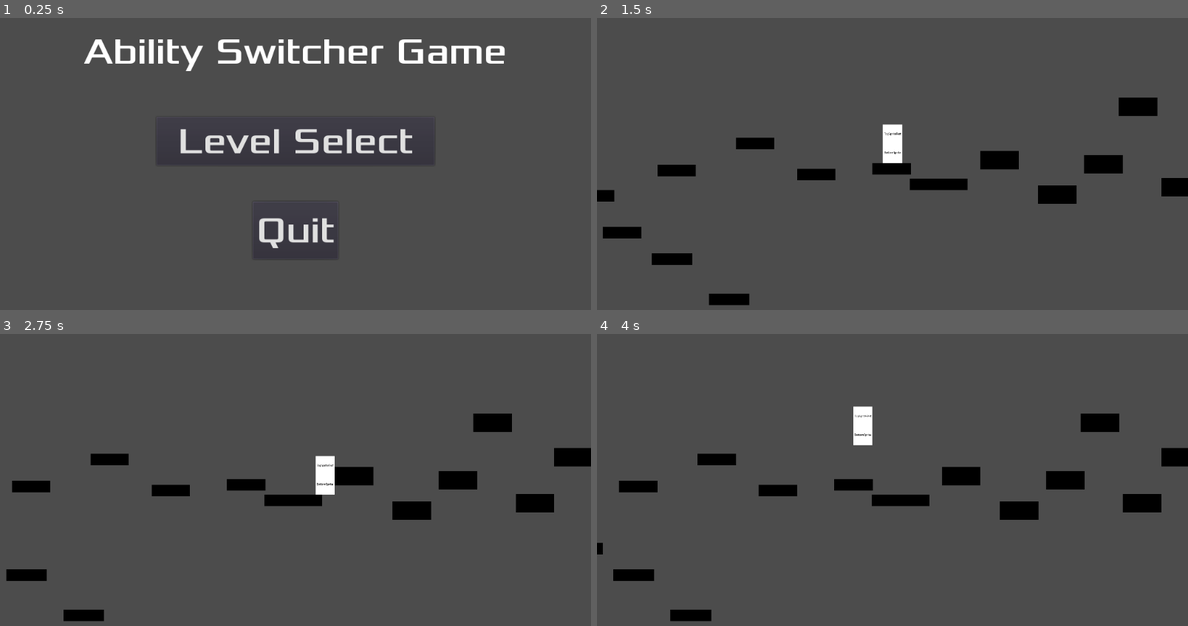
Above: before the commit, frames 1-4 (two rows, left to right).
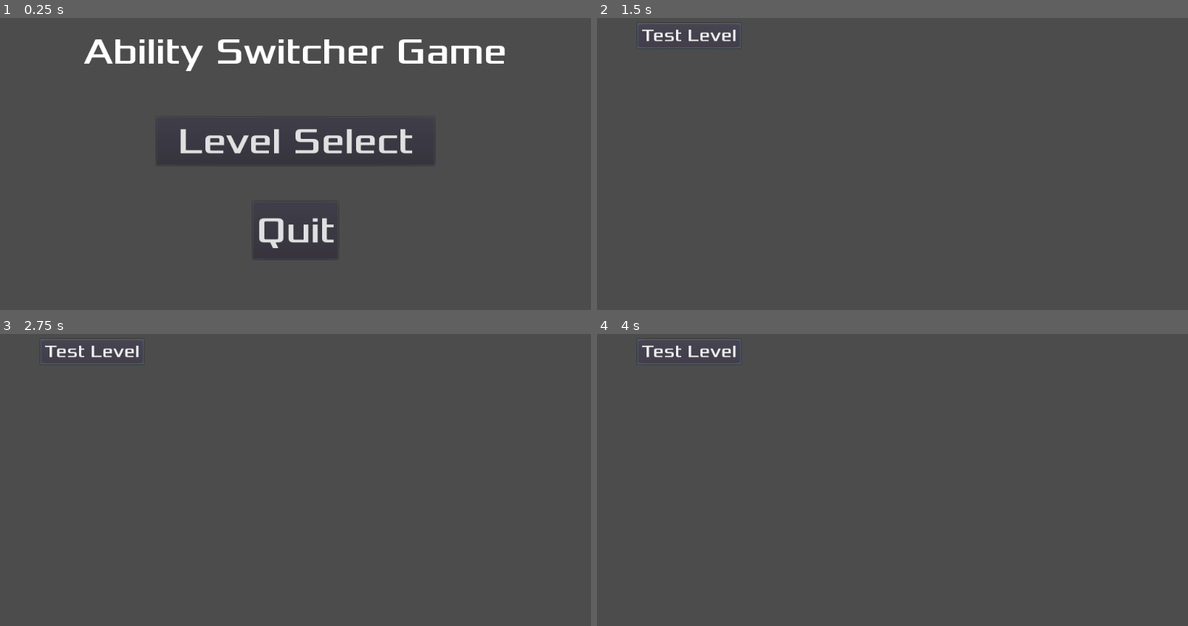
Above: after the commit, the same moments.

Repository: VeryCleverName3/Hybrid-Game-Jam
Game: Godot game, scene res://MainMenu.tscn
The game is run twice, just before and just after one commit, with the same random seed, the same clock (stepped at 60 frames per second) and the same inputs.
Inputs:
- Up to frame 1 (0.25 s): no input
- Up to frame 2 (1.5 s): click "Level Select" at 0.5 s; click "Test Level" at 1.25 s
- Up to frame 3 (2.75 s): tap Enter at 2 s; hold Right (ui_right) from 2.03 s (still down)
- Up to frame 4 (4 s): tap Space at 3.5 s; release Right (ui_right) at 3.53 s; hold Left (ui_left) from 3.53 s (still down)

The runs differ from the first frame. In frame 2, 5.2% of the frame differs, in the area x 0-100%, y 1-99%; in frame 3, 5.3%, in the area x 1-100%, y 1-99%; in frame 4, 5.2%.

Commit message:
Made a basic player animation

Diff:
--- a/src/Player.gd
+++ b/src/Player.gd
@@ -1,12 +1,21 @@
 extends KinematicBody2D
 
-export(int) var gravity
-export(int) var walkspeed
-export(int) var jumpspeed
+export(int) var gravity = 1000
+export(int) var walkspeed = 400
+export(int) var jumpspeed = 500
 export(int) var maxNumJumps  = 1
 export(int) var boostMultiplier = 1
 export(String) var ab1
 export(String) var ab2
+var animationPlayer
+var armOld
+var armNew
+var arm2Old
+var arm2New
+var legOld
+var legNew
+var leg2Old
+var leg2New
 var boostSpeed = 1
 var teleportNum = 1 #Teleport stuff
 var isGliding = false #It means is gliding, Keon- don't delete it
@@ -37,6 +46,15 @@
 		canBoost = false
 
 func _ready():
+	animationPlayer = get_node("AnimationPlayer")
+	armOld = get_node("AnimationPlayer/voidtorso/voidlimbsection")
+	armNew = get_node("Torso/Arm")
+	arm2Old = get_node("AnimationPlayer/voidtorso/voidlimbsection3")
+	arm2New = get_node("Torso/Arm2")
+	legOld = get_node("AnimationPlayer/voidtorso/voidlimbsection4")
+	legNew = get_node("Torso/Leg")
+	leg2Old = get_node("AnimationPlayer/voidtorso/voidlimbsection2")
+	leg2New = get_node("Torso/Leg2")
 	if(ab1 == "doubleJump"):
 		maxNumJumps += 1;
 	if(ab2 == "doubleJump"):
@@ -50,6 +68,8 @@
 	if(ab2 == "wallJump"):
 		maxWallJumps += 1
 	teleportNum = 1
+	animationPlayer.play("Default")
+
 #	xscl = (get_viewport().size.x / 1024) * .25
 #	yscl = (get_viewport().size.y / 600) * .25
 #	# Scale the sprites
@@ -63,6 +83,12 @@
 #	transform.extents = Vector2(oldscale.x * (xscl * 2), oldscale.y * (2 * yscl))
 
 func _physics_process(delta):
+	print(animationPlayer.get_position_in_parent())
+	print(animationPlayer.current_animation_position)
+	armNew.transform = armOld.transform
+	arm2New.transform = arm2Old.transform
+	legNew.transform = legOld.transform
+	leg2New.transform = leg2Old.transform
 	velocity.y += delta * gravity
 	if(is_on_floor()):
 		velocity.y = 0.1
@@ -108,6 +134,12 @@
 		velocity.x += walkspeed * boostSpeed * teleportNum
 	if (Input.is_action_pressed("ui_left")):
 		velocity.x -= walkspeed * boostSpeed * teleportNum
+	if(not (Input.is_action_pressed("ui_right") or Input.is_action_pressed("ui_left"))):
+		animationPlayer.play("Default")
+	if(Input.is_action_just_pressed("ui_left")):
+		animationPlayer.play("Run")
+	elif(Input.is_action_just_pressed("ui_right")):
+		animationPlayer.play("Run")
 	if (Input.is_action_just_pressed("ui_space") && touchingGround):
 		velocity.y = -jumpspeed
 	elif (Input.is_action_just_pressed("ui_space") && numJumps > 0):
--- a/src/Player.tscn
+++ b/src/Player.tscn
@@ -1,8 +1,11 @@
-[gd_scene load_steps=7 format=2]
+[gd_scene load_steps=12 format=2]
 
 [ext_resource path="res://Player.gd" type="Script" id=1]
 [ext_resource path="res://topSpriteTest.png" type="Texture" id=2]
 [ext_resource path="res://bottomSpriteTest.png" type="Texture" id=3]
+[ext_resource path="res://PlayerSprites/voidtorso.png" type="Texture" id=4]
+[ext_resource path="res://PlayerSprites/voidhead.png" type="Texture" id=5]
+[ext_resource path="res://PlayerSprites/voidlimbsection.png" type="Texture" id=6]
 
 [sub_resource type="SpriteFrames" id=1]
 
@@ -12,6 +15,7 @@
 "name": "top",
 "speed": 5.0
 } ]
+_sections_unfolded = [ "Resource" ]
 
 [sub_resource type="SpriteFrames" id=2]
 
@@ -25,7 +29,333 @@
 [sub_resource type="RectangleShape2D" id=3]
 
 custom_solver_bias = 0.0
-extents = Vector2( 25, 50 )
+extents = Vector2( 25.5634, 50 )
+
+[sub_resource type="Animation" id=4]
+
+resource_name = "Default"
+length = 1.0
+loop = true
+step = 0.1
+tracks/0/type = "value"
+tracks/0/path = NodePath("AnimationPlayer/voidtorso/voidlimbsection3:position")
+tracks/0/interp = 1
+tracks/0/loop_wrap = true
+tracks/0/imported = false
+tracks/0/enabled = true
+tracks/0/keys = {
+"times": PoolRealArray( 0 ),
+"transitions": PoolRealArray( 1 ),
+"update": 0,
+"values": [ Vector2( 0.40493, -0.230408 ) ]
+}
+tracks/1/type = "value"
+tracks/1/path = NodePath("AnimationPlayer/voidtorso/voidlimbsection3:rotation_degrees")
+tracks/1/interp = 1
+tracks/1/loop_wrap = true
+tracks/1/imported = false
+tracks/1/enabled = true
+tracks/1/keys = {
+"times": PoolRealArray( 0 ),
+"transitions": PoolRealArray( 1 ),
+"update": 0,
+"values": [ 0.0 ]
+}
+tracks/2/type = "value"
+tracks/2/path = NodePath("AnimationPlayer/voidtorso:position")
+tracks/2/interp = 1
+tracks/2/loop_wrap = true
+tracks/2/imported = false
+tracks/2/enabled = true
+tracks/2/keys = {
+"times": PoolRealArray( 0, 0.5 ),
+"transitions": PoolRealArray( 1, 1 ),
+"update": 0,
+"values": [ Vector2( -1.11148, -0.469189 ), Vector2( -1.11148, -0.469189 ) ]
+}
+tracks/3/type = "value"
+tracks/3/path = NodePath("AnimationPlayer/voidtorso:rotation_degrees")
+tracks/3/interp = 1
+tracks/3/loop_wrap = true
+tracks/3/imported = false
+tracks/3/enabled = true
+tracks/3/keys = {
+"times": PoolRealArray( 0, 0.5 ),
+"transitions": PoolRealArray( 1, 1 ),
+"update": 0,
+"values": [ 0.0, 0.0 ]
+}
+tracks/4/type = "value"
+tracks/4/path = NodePath("AnimationPlayer/voidtorso/voidlimbsection:position")
+tracks/4/interp = 1
+tracks/4/loop_wrap = true
+tracks/4/imported = false
+tracks/4/enabled = true
+tracks/4/keys = {
+"times": PoolRealArray( 0, 0.5 ),
+"transitions": PoolRealArray( 1, 1 ),
+"update": 0,
+"values": [ Vector2( 0.0813446, -0.676826 ), Vector2( -0.0450207, -1.083 ) ]
+}
+tracks/5/type = "value"
+tracks/5/path = NodePath("AnimationPlayer/voidtorso/voidlimbsection:rotation_degrees")
+tracks/5/interp = 1
+tracks/5/loop_wrap = true
+tracks/5/imported = false
+tracks/5/enabled = true
+tracks/5/keys = {
+"times": PoolRealArray( 0, 0.5 ),
+"transitions": PoolRealArray( 1, 1 ),
+"update": 0,
+"values": [ 0.0, 0.0 ]
+}
+tracks/6/type = "value"
+tracks/6/path = NodePath("AnimationPlayer/voidtorso/voidlimbsection4:position")
+tracks/6/interp = 1
+tracks/6/loop_wrap = true
+tracks/6/imported = false
+tracks/6/enabled = true
+tracks/6/keys = {
+"times": PoolRealArray( 0 ),
+"transitions": PoolRealArray( 1 ),
+"update": 0,
+"values": [ Vector2( 0.137733, 11.0708 ) ]
+}
+tracks/7/type = "value"
+tracks/7/path = NodePath("AnimationPlayer/voidtorso/voidlimbsection4:rotation_degrees")
+tracks/7/interp = 1
+tracks/7/loop_wrap = true
+tracks/7/imported = false
+tracks/7/enabled = true
+tracks/7/keys = {
+"times": PoolRealArray( 0 ),
+"transitions": PoolRealArray( 1 ),
+"update": 0,
+"values": [ 0.0 ]
+}
+tracks/8/type = "value"
+tracks/8/path = NodePath("AnimationPlayer/voidtorso/voidhead:position")
+tracks/8/interp = 1
+tracks/8/loop_wrap = true
+tracks/8/imported = false
+tracks/8/enabled = true
+tracks/8/keys = {
+"times": PoolRealArray( 0 ),
+"transitions": PoolRealArray( 1 ),
+"update": 0,
+"values": [ Vector2( 0.026947, -11.6142 ) ]
+}
+tracks/9/type = "value"
+tracks/9/path = NodePath("AnimationPlayer/voidtorso/voidhead:rotation_degrees")
+tracks/9/interp = 1
+tracks/9/loop_wrap = true
+tracks/9/imported = false
+tracks/9/enabled = true
+tracks/9/keys = {
+"times": PoolRealArray( 0 ),
+"transitions": PoolRealArray( 1 ),
+"update": 0,
+"values": [ 0.0 ]
+}
+tracks/10/type = "value"
+tracks/10/path = NodePath("AnimationPlayer/voidtorso/voidlimbsection2:position")
+tracks/10/interp = 1
+tracks/10/loop_wrap = true
+tracks/10/imported = false
+tracks/10/enabled = true
+tracks/10/keys = {
+"times": PoolRealArray( 0 ),
+"transitions": PoolRealArray( 1 ),
+"update": 0,
+"values": [ Vector2( 0.147263, 10.97 ) ]
+}
+tracks/11/type = "value"
+tracks/11/path = NodePath("AnimationPlayer/voidtorso/voidlimbsection2:rotation_degrees")
+tracks/11/interp = 1
+tracks/11/loop_wrap = true
+tracks/11/imported = false
+tracks/11/enabled = true
+tracks/11/keys = {
+"times": PoolRealArray( 0 ),
+"transitions": PoolRealArray( 1 ),
+"update": 0,
+"values": [ 0.0 ]
+}
+tracks/12/type = "value"
+tracks/12/path = NodePath("AnimationPlayer:playback_speed")
+tracks/12/interp = 1
+tracks/12/loop_wrap = true
+tracks/12/imported = false
+tracks/12/enabled = true
+tracks/12/keys = {
+"times": PoolRealArray( 0 ),
+"transitions": PoolRealArray( 1 ),
+"update": 0,
+"values": [ 0.5 ]
+}
+
+[sub_resource type="Animation" id=5]
+
+resource_name = "Run"
+length = 2.0
+loop = true
+step = 0.1
+tracks/0/type = "value"
+tracks/0/path = NodePath("AnimationPlayer/voidtorso/voidlimbsection3:position")
+tracks/0/interp = 1
+tracks/0/loop_wrap = true
+tracks/0/imported = false
+tracks/0/enabled = true
+tracks/0/keys = {
+"times": PoolRealArray( 0, 0.5, 1, 1.5, 2 ),
+"transitions": PoolRealArray( 1, 1, 1, 1, 1 ),
+"update": 0,
+"values": [ Vector2( 0.40493, -0.230408 ), Vector2( 4.13177, -0.872969 ), Vector2( 0.40493, -0.230408 ), Vector2( -3.98698, -1.22091 ), Vector2( 0.40493, -0.230408 ) ]
+}
+tracks/1/type = "value"
+tracks/1/path = NodePath("AnimationPlayer/voidtorso/voidlimbsection3:rotation_degrees")
+tracks/1/interp = 2
+tracks/1/loop_wrap = true
+tracks/1/imported = false
+tracks/1/enabled = true
+tracks/1/keys = {
+"times": PoolRealArray( 0, 0.5, 1, 1.5, 2 ),
+"transitions": PoolRealArray( 1, 1, 1, 1, 1 ),
+"update": 0,
+"values": [ 0.0, -41.1803, 0.0, 32.7877, 0.0 ]
+}
+tracks/2/type = "value"
+tracks/2/path = NodePath("AnimationPlayer/voidtorso:position")
+tracks/2/interp = 2
+tracks/2/loop_wrap = true
+tracks/2/imported = false
+tracks/2/enabled = true
+tracks/2/keys = {
+"times": PoolRealArray( 0, 0.5, 1, 1.5, 2 ),
+"transitions": PoolRealArray( 1, 1, 1, 1, 1 ),
+"update": 0,
+"values": [ Vector2( -0.465408, -0.465885 ), Vector2( 0.828735, -0.789417 ), Vector2( -0.465408, -0.465885 ), Vector2( 0.761566, -0.740597 ), Vector2( -0.465408, -0.465885 ) ]
+}
+tracks/3/type = "value"
+tracks/3/path = NodePath("AnimationPlayer/voidtorso:rotation_degrees")
+tracks/3/interp = 2
+tracks/3/loop_wrap = true
+tracks/3/imported = false
+tracks/3/enabled = true
+tracks/3/keys = {
+"times": PoolRealArray( 0, 0.5, 1, 1.5, 2 ),
+"transitions": PoolRealArray( 1, 1, 1, 1, 1 ),
+"update": 0,
+"values": [ 0.0, 0.0, 0.0, 0.0, 0.0 ]
+}
+tracks/4/type = "value"
+tracks/4/path = NodePath("AnimationPlayer/voidtorso/voidlimbsection:position")
+tracks/4/interp = 2
+tracks/4/loop_wrap = true
+tracks/4/imported = false
+tracks/4/enabled = true
+tracks/4/keys = {
+"times": PoolRealArray( 0, 0.5, 1, 1.5, 2 ),
+"transitions": PoolRealArray( 1, 1, 1, 1, 1 ),
+"update": 0,
+"values": [ Vector2( 0.0813446, -0.676826 ), Vector2( -3.90253, -1.19087 ), Vector2( 0.0813446, -0.676826 ), Vector2( 3.49393, -1.30686 ), Vector2( 0.0813446, -0.676826 ) ]
+}
+tracks/5/type = "value"
+tracks/5/path = NodePath("AnimationPlayer/voidtorso/voidlimbsection:rotation_degrees")
+tracks/5/interp = 2
+tracks/5/loop_wrap = true
+tracks/5/imported = false
+tracks/5/enabled = true
+tracks/5/keys = {
+"times": PoolRealArray( 0, 0.5, 1, 1.5, 2 ),
+"transitions": PoolRealArray( 1, 1, 1, 1, 1 ),
+"update": 0,
+"values": [ 0.0, 49.865, 0.0, -43.8927, 0.0 ]
+}
+tracks/6/type = "value"
+tracks/6/path = NodePath("AnimationPlayer/voidtorso/voidlimbsection4:position")
+tracks/6/interp = 2
+tracks/6/loop_wrap = true
+tracks/6/imported = false
+tracks/6/enabled = true
+tracks/6/keys = {
+"times": PoolRealArray( 0, 0.5, 1, 1.5, 2 ),
+"transitions": PoolRealArray( 1, 1, 1, 1, 1 ),
+"update": 0,
+"values": [ Vector2( 0.137733, 11.0708 ), Vector2( -4.23167, 9.65713 ), Vector2( 0.137733, 11.0708 ), Vector2( 3.0752, 8.72928 ), Vector2( 0.137733, 11.0708 ) ]
+}
+tracks/7/type = "value"
+tracks/7/path = NodePath("AnimationPlayer/voidtorso/voidlimbsection4:rotation_degrees")
+tracks/7/interp = 1
+tracks/7/loop_wrap = true
+tracks/7/imported = false
+tracks/7/enabled = true
+tracks/7/keys = {
+"times": PoolRealArray( 0, 0.5, 1, 1.5, 2 ),
+"transitions": PoolRealArray( 1, 1, 1, 1, 1 ),
+"update": 0,
+"values": [ 0.0, 36.7937, 0.0, -43.5197, 0.0 ]
+}
+tracks/8/type = "value"
+tracks/8/path = NodePath("AnimationPlayer/voidtorso/voidhead:position")
+tracks/8/interp = 2
+tracks/8/loop_wrap = true
+tracks/8/imported = false
+tracks/8/enabled = true
+tracks/8/keys = {
+"times": PoolRealArray( 0, 0.5, 1, 1.5, 2 ),
+"transitions": PoolRealArray( 1, 1, 1, 1, 1 ),
+"update": 0,
+"values": [ Vector2( 0.026947, -11.6142 ), Vector2( -0.968769, -11.6142 ), Vector2( 0.026947, -11.6142 ), Vector2( -0.863245, -11.1619 ), Vector2( 0.026947, -11.6142 ) ]
+}
+tracks/9/type = "value"
+tracks/9/path = NodePath("AnimationPlayer/voidtorso/voidhead:rotation_degrees")
+tracks/9/interp = 2
+tracks/9/loop_wrap = true
+tracks/9/imported = false
+tracks/9/enabled = true
+tracks/9/keys = {
+"times": PoolRealArray( 0, 0.5, 1, 1.5, 2 ),
+"transitions": PoolRealArray( 1, 1, 1, 1, 1 ),
+"update": 0,
+"values": [ 0.0, -4.29763, 0.0, -5.13582, 0.0 ]
+}
+tracks/10/type = "value"
+tracks/10/path = NodePath("AnimationPlayer/voidtorso/voidlimbsection2:position")
+tracks/10/interp = 2
+tracks/10/loop_wrap = true
+tracks/10/imported = false
+tracks/10/enabled = true
+tracks/10/keys = {
+"times": PoolRealArray( 0, 0.5, 1, 1.5, 2 ),
+"transitions": PoolRealArray( 1, 1, 1, 1, 1 ),
+"update": 0,
+"values": [ Vector2( 0.147263, 10.97 ), Vector2( 3.61708, 9.81337 ), Vector2( 0.147263, 10.97 ), Vector2( -3.10989, 8.53757 ), Vector2( 0.147263, 10.97 ) ]
+}
+tracks/11/type = "value"
+tracks/11/path = NodePath("AnimationPlayer/voidtorso/voidlimbsection2:rotation_degrees")
+tracks/11/interp = 2
+tracks/11/loop_wrap = true
+tracks/11/imported = false
+tracks/11/enabled = true
+tracks/11/keys = {
+"times": PoolRealArray( 0, 0.5, 1, 1.5, 2 ),
+"transitions": PoolRealArray( 1, 1, 1, 1, 1 ),
+"update": 0,
+"values": [ 0.0, -23.0492, 0.0, 31.9061, 0.0 ]
+}
+tracks/12/type = "value"
+tracks/12/path = NodePath("AnimationPlayer:playback_speed")
+tracks/12/interp = 1
+tracks/12/loop_wrap = true
+tracks/12/imported = false
+tracks/12/enabled = true
+tracks/12/keys = {
+"times": PoolRealArray( 0 ),
+"transitions": PoolRealArray( 1 ),
+"update": 0,
+"values": [ 2.0 ]
+}
 
 [node name="Player" type="KinematicBody2D" index="0"]
 
@@ -34,25 +364,27 @@
 collision_mask = 1
 collision/safe_margin = 0.08
 script = ExtResource( 1 )
-_sections_unfolded = [ "Transform" ]
-gravity = 300
+_sections_unfolded = [ "Collision", "Material", "Pause", "Pickable", "Transform", "Visibility", "Z Index", "collision" ]
+gravity = 1000
 walkspeed = 400
-jumpspeed = 300
+jumpspeed = 500
 maxNumJumps = 1
 boostMultiplier = 1
-ab1 = "climb"
-ab2 = "glide"
+ab1 = null
+ab2 = null
 
 [node name="TopSprite" type="AnimatedSprite" parent="." index="0"]
 
+visible = false
 position = Vector2( 0, -25 )
 scale = Vector2( 0.5, 0.5 )
 frames = SubResource( 1 )
 animation = "top"
-_sections_unfolded = [ "Transform" ]
+_sections_unfolded = [ "Material", "Transform", "Visibility" ]
 
 [node name="BottomSprite" type="AnimatedSprite" parent="." index="1"]
 
+visible = false
 position = Vector2( 0, 25 )
 scale = Vector2( 0.5, 0.5 )
 frames = SubResource( 2 )
@@ -61,6 +393,7 @@
 
 [node name="Hitbox" type="CollisionShape2D" parent="." index="2"]
 
+position = Vector2( -0.323532, 0 )
 shape = SubResource( 3 )
 _sections_unfolded = [ "Transform" ]
 
@@ -71,4 +404,139 @@
 one_shot = true
 autostart = false
 
+[node name="AnimationPlayer" type="AnimationPlayer" parent="." index="4"]
+
+root_node = NodePath("..")
+autoplay = "Default"
+playback_process_mode = 0
+playback_default_blend_time = 0.0
+playback_speed = 2.0
+anims/Default = SubResource( 4 )
+anims/Run = SubResource( 5 )
+blend_times = [  ]
+_sections_unfolded = [ "Pause", "Playback Options" ]
+
+[node name="voidtorso" type="Sprite" parent="AnimationPlayer" index="0"]
+
+visible = false
+position = Vector2( -0.465408, -0.465885 )
+scale = Vector2( 3.3971, 3.17063 )
+texture = ExtResource( 4 )
+_sections_unfolded = [ "Animation", "Offset", "Region", "Transform" ]
+__meta__ = {
+"_edit_bone_": true,
+"_edit_ik_": true
+}
+
+[node name="voidhead" type="Sprite" parent="AnimationPlayer/voidtorso" index="0"]
+
+position = Vector2( 0.026947, -11.6142 )
+texture = ExtResource( 5 )
+_sections_unfolded = [ "Transform" ]
+__meta__ = {
+"_edit_bone_": true,
+"_edit_ik_": true
+}
+
+[node name="voidlimbsection3" type="Sprite" parent="AnimationPlayer/voidtorso" index="1"]
+
+position = Vector2( 0.40493, -0.230408 )
+z_index = -1
+texture = ExtResource( 6 )
+_sections_unfolded = [ "Animation", "Offset", "Region", "Z Index" ]
+__meta__ = {
+"_edit_bone_": true,
+"_edit_ik_": true
+}
+
+[node name="voidlimbsection" type="Sprite" parent="AnimationPlayer/voidtorso" index="2"]
+
+position = Vector2( 0.0813446, -0.676826 )
+z_index = 1
+texture = ExtResource( 6 )
+_sections_unfolded = [ "Z Index" ]
+__meta__ = {
+"_edit_bone_": true,
+"_edit_ik_": true
+}
+
+[node name="voidlimbsection2" type="Sprite" parent="AnimationPlayer/voidtorso" index="3"]
+
+position = Vector2( 0.147263, 10.97 )
+texture = ExtResource( 6 )
+__meta__ = {
+"_edit_bone_": true,
+"_edit_ik_": true
+}
+
+[node name="voidlimbsection4" type="Sprite" parent="AnimationPlayer/voidtorso" index="4"]
+
+position = Vector2( 0.137733, 11.0708 )
+z_index = -1
+texture = ExtResource( 6 )
+_sections_unfolded = [ "Transform", "Z Index" ]
+__meta__ = {
+"_edit_bone_": true,
+"_edit_ik_": true
+}
+
+[node name="Torso" type="Sprite" parent="." index="5"]
+
+scale = Vector2( 3.3971, 3.17063 )
+texture = ExtResource( 4 )
+_sections_unfolded = [ "Animation", "Offset", "Region", "Transform" ]
+__meta__ = {
+"_edit_bone_": true,
+"_edit_ik_": true
+}
+
+[node name="Head" type="Sprite" parent="Torso" index="0"]
+
+position = Vector2( 0.026947, -11.6142 )
+texture = ExtResource( 5 )
+__meta__ = {
+"_edit_bone_": true,
+"_edit_ik_": true
+}
+
+[node name="Arm" type="Sprite" parent="Torso" index="1"]
+
+position = Vector2( 0.40493, -0.230408 )
+z_index = -1
+texture = ExtResource( 6 )
+_sections_unfolded = [ "Animation", "Offset", "Region", "Z Index" ]
+__meta__ = {
+"_edit_bone_": true,
+"_edit_ik_": true
+}
+
+[node name="Arm2" type="Sprite" parent="Torso" index="2"]
+
+position = Vector2( 0.0813446, -0.676826 )
+texture = ExtResource( 6 )
+__meta__ = {
+"_edit_bone_": true,
+"_edit_ik_": true
+}
+
+[node name="Leg" type="Sprite" parent="Torso" index="3"]
+
+position = Vector2( 0.147263, 10.97 )
+texture = ExtResource( 6 )
+__meta__ = {
+"_edit_bone_": true,
+"_edit_ik_": true
+}
+
+[node name="Leg2" type="Sprite" parent="Torso" index="4"]
+
+position = Vector2( 0.137733, 11.0708 )
+z_index = -1
+texture = ExtResource( 6 )
+_sections_unfolded = [ "Z Index" ]
+__meta__ = {
+"_edit_bone_": true,
+"_edit_ik_": true
+}
+
 [connection signal="timeout" from="boostTime" to="." method="_on_boostTime_timeout"]
--- a/src/project.godot
+++ b/src/project.godot
@@ -18,15 +18,30 @@
 
 switcher="*res://switcher.gd"
 
+[display]
+
+window/size/resizable=false
+
 [input]
 
+ui_left=[ Object(InputEventKey,"resource_local_to_scene":false,"resource_name":"","device":0,"alt":false,"shift":false,"control":false,"meta":false,"command":false,"pressed":false,"scancode":16777231,"unicode":0,"echo":false,"script":null)
+, Object(InputEventJoypadButton,"resource_local_to_scene":false,"resource_name":"","device":0,"button_index":14,"pressure":0.0,"pressed":false,"script":null)
+, Object(InputEventKey,"resource_local_to_scene":false,"resource_name":"","device":0,"alt":false,"shift":false,"control":false,"meta":false,"command":false,"pressed":false,"scancode":65,"unicode":0,"echo":false,"script":null)
+ ]
+ui_right=[ Object(InputEventKey,"resource_local_to_scene":false,"resource_name":"","device":0,"alt":false,"shift":false,"control":false,"meta":false,"command":false,"pressed":false,"scancode":16777233,"unicode":0,"echo":false,"script":null)
+, Object(InputEventJoypadButton,"resource_local_to_scene":false,"resource_name":"","device":0,"button_index":15,"pressure":0.0,"pressed":false,"script":null)
+, Object(InputEventKey,"resource_local_to_scene":false,"resource_name":"","device":0,"alt":false,"shift":false,"control":false,"meta":false,"command":false,"pressed":false,"scancode":68,"unicode":0,"echo":false,"script":null)
+ ]
 ui_space=[ Object(InputEventKey,"resource_local_to_scene":false,"resource_name":"","device":0,"alt":false,"shift":false,"control":false,"meta":false,"command":false,"pressed":false,"scancode":32,"unicode":0,"echo":false,"script":null)
  ]
 ui_ability1=[ Object(InputEventKey,"resource_local_to_scene":false,"resource_name":"","device":0,"alt":false,"shift":false,"control":false,"meta":false,"command":false,"pressed":false,"scancode":90,"unicode":0,"echo":false,"script":null)
+, Object(InputEventMouseButton,"resource_local_to_scene":false,"resource_name":"","device":0,"alt":false,"shift":false,"control":false,"meta":false,"command":false,"button_mask":0,"position":Vector2( 0, 0 ),"global_position":Vector2( 0, 0 ),"factor":1.0,"button_index":1,"pressed":false,"doubleclick":false,"script":null)
  ]
 ui_ability2=[ Object(InputEventKey,"resource_local_to_scene":false,"resource_name":"","device":0,"alt":false,"shift":false,"control":false,"meta":false,"command":false,"pressed":false,"scancode":88,"unicode":0,"echo":false,"script":null)
+, Object(InputEventMouseButton,"resource_local_to_scene":false,"resource_name":"","device":0,"alt":false,"shift":false,"control":false,"meta":false,"command":false,"button_mask":0,"position":Vector2( 0, 0 ),"global_position":Vector2( 0, 0 ),"factor":1.0,"button_index":2,"pressed":false,"doubleclick":false,"script":null)
  ]
 
 [rendering]
 
+quality/2d/use_pixel_snap=true
 environment/default_environment="res://default_env.tres"
